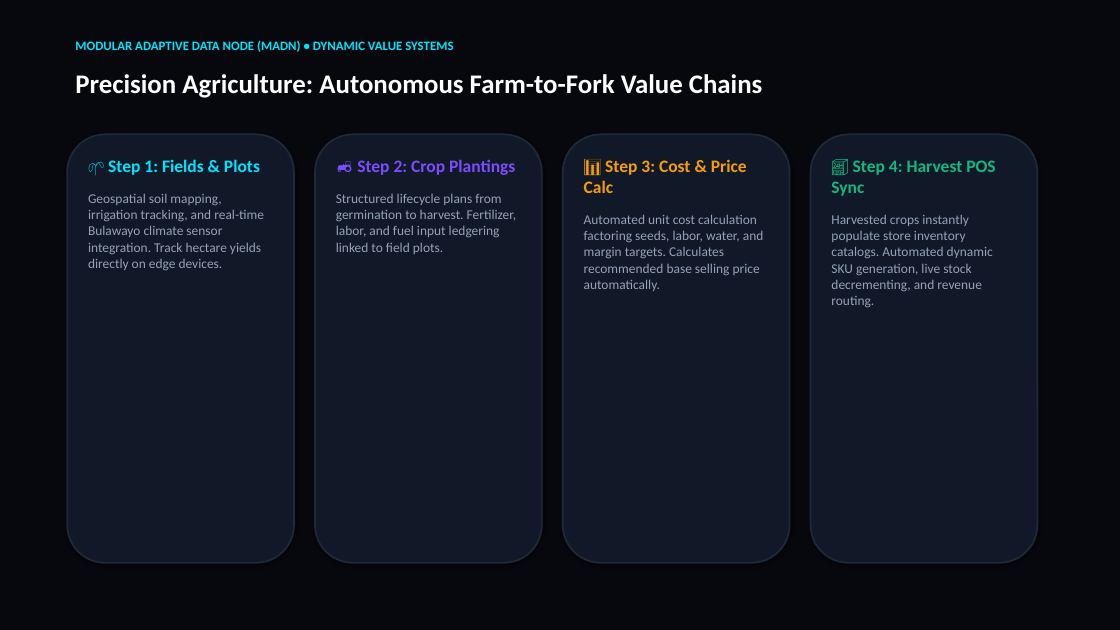
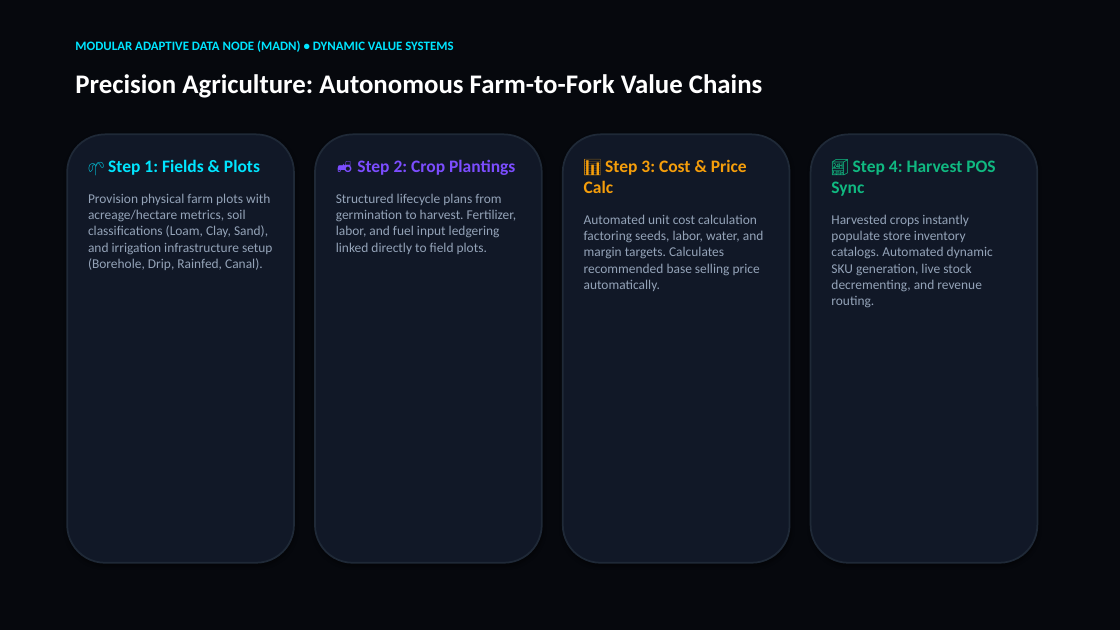
Before and after one commit to pmd742omni/2026-02-15-Sun-2055-Modular-Adaptive-Data-Node--MAD---Node--for-Dynamic-Value-Systems, a slide deck: slide 8 of 01_Documentation_and_Thesis/MADN_Dynamic_Value_Systems_Presentation.pptx. Drawn at 1120x630 pixels with LibreOffice and Linux fonts; fonts in the diff are those of the drawing. Boxes give left, top, right and bottom in pixels: in the first picture for what was removed or moved away, otherwise in the second. Text is boxed around its words. In the diff, an @@ line names an element or a change of style, - is before the commit and + after.

Commit message:
2026-08-26 Wed 1451: Align Precision Agriculture Slides with Field Plot Infrastructure and Input Cost Ledgering (Ukulungisa 1.19.22)

```diff
--- a/01_Documentation_and_Thesis/MADN_Dynamic_Value_Systems_Presentation.pptx
+++ b/01_Documentation_and_Thesis/MADN_Dynamic_Value_Systems_Presentation.pptx
@@ text at (x1=88, y1=193, x2=272, y2=270): text changed @@
-Geospatial soil mapping, irrigation tracking, and real-time Bulawayo climate sensor integration. Track hectare yields directly on edge devices.
+Provision physical farm plots with acreage/hectare metrics, soil classifications (Loam, Clay, Sand), and irrigation infrastructure setup (Borehole, Drip, Rainfed, Canal).
@@ text at (x1=336, y1=194, x2=517, y2=254): text changed @@
-Structured lifecycle plans from germination to harvest. Fertilizer, labor, and fuel input ledgering linked to field plots.
+Structured lifecycle plans from germination to harvest. Fertilizer, labor, and fuel input ledgering linked directly to field plots.
```
Also in this commit, not shown: 1 other slide changed, 1 other file.
